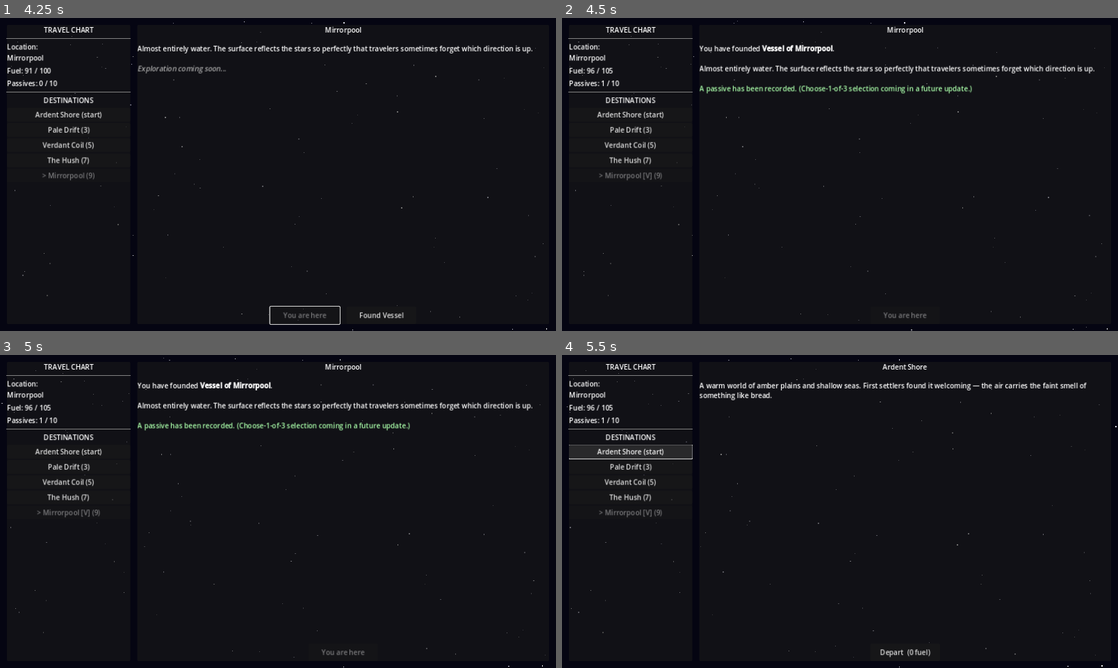
Above: before the commit, frames 1-4 (two rows, left to right).
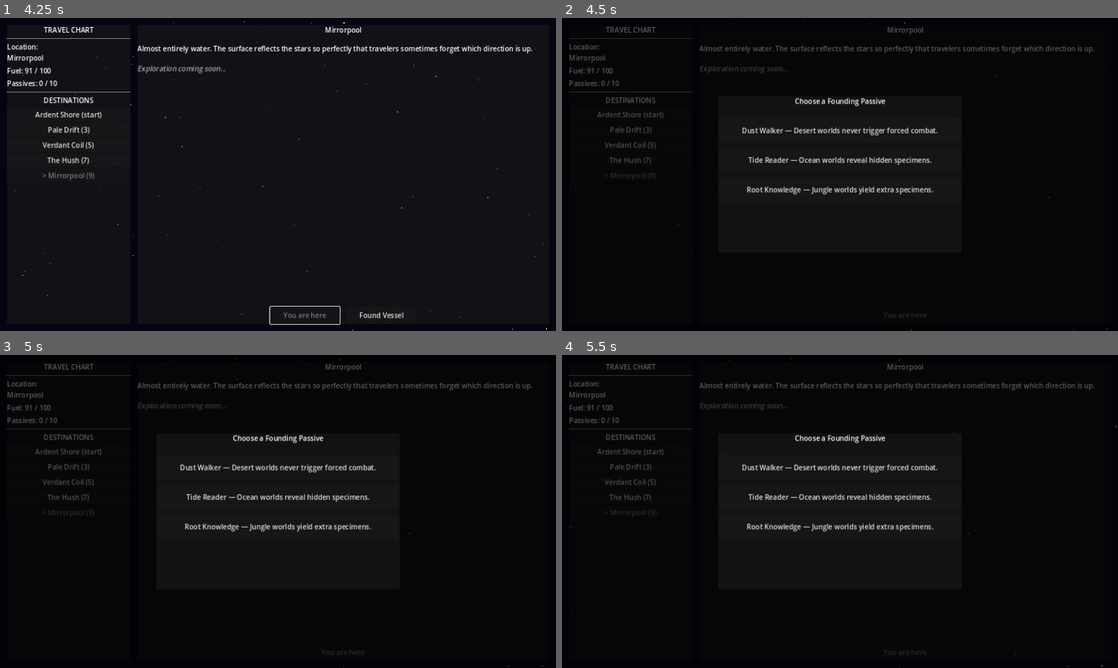
Above: after the commit, the same moments.

Repository: ColdTie/Metanoia-Vessel-2D
Game: Godot game, scene res://scenes/travel/travel_screen.tscn
Same seed, same stepped clock (60 frames per second), same inputs: the game is played once before the commit and once after it.
Inputs:
- Up to frame 1 (4.25 s): click "Pale Drift (3)" at 0.5 s; click "Verdant Coil (5)" at 1.25 s; click "The Hush (7)" at 2 s; click "Mirrorpool (9)" at 2.75 s; click "Depart (9 fuel)" at 3.5 s
- Up to frame 2 (4.5 s): click "Found Vessel" at 4.25 s
- Up to frame 3 (5 s): no input
- Up to frame 4 (5.5 s): click "Ardent Shore (start)" at 5 s

Frame 1 is identical in both runs. In frame 2, 5.3% of the frame differs, in the area x 1-99%, y 0-100%; in frame 3, 5.3%; in frame 4, 5.0%.

Commit message:
Add choose-1-of-3 passive selection on settling
Replaces the hardcoded founding_bonus grant with a modal overlay
(scenes/ui/passive_select.tscn) offering 3 randomly drawn passives
from GameState.passive_roster via draw_passive_choices(). The
founding_bonus passive (+5 max fuel) is now reserved for the
player's first settlement only.

Diff:
--- /dev/null
+++ b/scenes/ui/passive_select.tscn
@@ -0,0 +1,6 @@
+[gd_scene load_steps=2 format=3 uid="uid://cpassiveselect1"]
+
+[ext_resource type="Script" path="res://scripts/ui/passive_select.gd" id="1_passive"]
+
+[node name="PassiveSelect" type="Control"]
+script = ExtResource("1_passive")
--- a/scripts/autoloads/game_state.gd
+++ b/scripts/autoloads/game_state.gd
@@ -15,6 +15,17 @@
 # World catalog — initialized in _ready(); mutated when worlds are settled.
 # Each entry: {id, name, type, description, settled, vessel_name, distance, specimens}
 var world_catalog: Array = []
+
+# Passive roster — planned pool for the choose-1-of-3 settling reward.
+# "founding_bonus" is reserved for the player's first settlement only.
+var passive_roster: Array = [
+	{"id": "founding_bonus", "name": "Founding Bonus", "desc": "The act of founding grants clarity. +5 max fuel."},
+	{"id": "root_knowledge", "name": "Root Knowledge", "desc": "Jungle worlds yield extra specimens."},
+	{"id": "echo_listener", "name": "Echo Listener", "desc": "Unlocks extra creature dialogue options."},
+	{"id": "frost_hardened", "name": "Frost Hardened", "desc": "Ice-world travel costs 1 less fuel."},
+	{"id": "tide_reader", "name": "Tide Reader", "desc": "Ocean worlds reveal hidden specimens."},
+	{"id": "dust_walker", "name": "Dust Walker", "desc": "Desert worlds never trigger forced combat."},
+]
 
 signal world_changed(new_world: String)
 signal passive_gained(passive: Dictionary)
@@ -111,6 +122,23 @@
 	return true
 
 
+func draw_passive_choices(count: int = 3) -> Array:
+	var owned_ids: Array = []
+	for p in passives:
+		owned_ids.append(p.get("id", ""))
+
+	var available: Array = []
+	for entry in passive_roster:
+		if entry["id"] in owned_ids:
+			continue
+		if entry["id"] == "founding_bonus" and not passives.is_empty():
+			continue  # reserved for the first settlement only
+		available.append(entry.duplicate())
+
+	available.shuffle()
+	return available.slice(0, min(count, available.size()))
+
+
 func add_passive(passive: Dictionary) -> void:
 	passives.append(passive)
 	passive_gained.emit(passive)
--- a/scripts/travel/travel_screen.gd
+++ b/scripts/travel/travel_screen.gd
@@ -7,6 +7,8 @@
 const STAR_SPEEDS: Array = [12.0, 28.0, 55.0]
 const STAR_COUNTS: Array = [120, 70, 35]
 const STAR_SPAN_W: float = 2560.0   # double viewport width for seamless wrap
+
+const PassiveSelectScene := preload("res://scenes/ui/passive_select.tscn")
 
 var _star_layers: Array = []
 var _star_root: Node2D
@@ -20,6 +22,7 @@
 var _world_desc_label: RichTextLabel
 var _depart_button: Button
 var _settle_button: Button
+var _ui_root: Control
 
 var _selected_world_id: String = ""
 
@@ -96,6 +99,7 @@
 	root.name = "UIRoot"
 	root.set_anchors_and_offsets_preset(Control.PRESET_FULL_RECT)
 	canvas.add_child(root)
+	_ui_root = root
 
 	_build_left_panel(root)
 	_build_right_panel(root)
@@ -289,26 +293,36 @@
 
 	world["settled"] = true
 	world["vessel_name"] = "Vessel of " + world["name"]
-
-	# Grant the founding passive (choose-1-of-3 UI is TODO)
-	GameState.add_passive({
-		"id": "founding_bonus",
-		"name": "Founding Bonus",
-		"desc": "The act of founding grants clarity. +5 max fuel.",
-		"source": world["name"],
-	})
-	GameState.max_fuel += 5
-	GameState.refuel(5)
-
 	_settle_button.visible = false
+
+	var choices: Array = GameState.draw_passive_choices(3)
+	if choices.is_empty():
+		_finish_settle(world)
+		return
+
+	var overlay: Control = PassiveSelectScene.instantiate()
+	_ui_root.add_child(overlay)
+	overlay.setup(choices)
+	overlay.chosen.connect(func(passive: Dictionary): _on_passive_chosen(world, passive))
+
+
+func _on_passive_chosen(world: Dictionary, passive: Dictionary) -> void:
+	passive["source"] = world["name"]
+	GameState.add_passive(passive)
+	if passive.get("id", "") == "founding_bonus":
+		GameState.max_fuel += 5
+		GameState.refuel(5)
+	_finish_settle(world)
+
+
+func _finish_settle(world: Dictionary) -> void:
 	_populate_destinations()
 	_refresh_status()
 
 	_world_desc_label.text = \
 		"You have founded [b]" + world["vessel_name"] + "[/b].\n\n" \
 		+ world.get("description", "") \
-		+ "\n\n[color=#aaffaa]A passive has been recorded. " \
-		+ "(Choose-1-of-3 selection coming in a future update.)[/color]"
+		+ "\n\n[color=#aaffaa]A passive has been recorded.[/color]"
 
 	SaveLoad.save_game()
 
--- /dev/null
+++ b/scripts/ui/passive_select.gd
@@ -0,0 +1,49 @@
+extends Control
+
+# Choose-1-of-3 passive reward overlay, shown when founding a Vessel.
+# Built in code to match the travel screen's UI pattern.
+
+signal chosen(passive: Dictionary)
+
+
+func setup(choices: Array) -> void:
+	set_anchors_and_offsets_preset(Control.PRESET_FULL_RECT)
+
+	var dim := ColorRect.new()
+	dim.set_anchors_and_offsets_preset(Control.PRESET_FULL_RECT)
+	dim.color = Color(0, 0, 0, 0.65)
+	add_child(dim)
+
+	var panel := PanelContainer.new()
+	panel.set_anchor(SIDE_LEFT,   0.5)
+	panel.set_anchor(SIDE_RIGHT,  0.5)
+	panel.set_anchor(SIDE_TOP,    0.5)
+	panel.set_anchor(SIDE_BOTTOM, 0.5)
+	panel.set_offset(SIDE_LEFT,   -280.0)
+	panel.set_offset(SIDE_RIGHT,   280.0)
+	panel.set_offset(SIDE_TOP,    -180.0)
+	panel.set_offset(SIDE_BOTTOM,  180.0)
+	add_child(panel)
+
+	var vbox := VBoxContainer.new()
+	vbox.add_theme_constant_override("separation", 12)
+	panel.add_child(vbox)
+
+	var title := Label.new()
+	title.text = "Choose a Founding Passive"
+	title.horizontal_alignment = HORIZONTAL_ALIGNMENT_CENTER
+	vbox.add_child(title)
+	vbox.add_child(HSeparator.new())
+
+	for passive in choices:
+		var btn := Button.new()
+		btn.text = "%s — %s" % [passive.get("name", ""), passive.get("desc", "")]
+		btn.autowrap_mode = TextServer.AUTOWRAP_WORD_SMART
+		btn.custom_minimum_size = Vector2(0, 56)
+		btn.pressed.connect(func(): _on_choice_pressed(passive))
+		vbox.add_child(btn)
+
+
+func _on_choice_pressed(passive: Dictionary) -> void:
+	chosen.emit(passive)
+	queue_free()
Not shown, changed: design/content-log.md
Not shown, changed: design/systems.md
